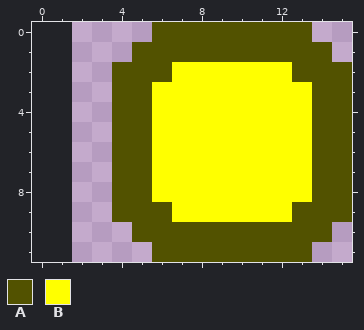
Pixel-art file: libs/pmode/dodgeball.aseprite. The picture above was drawn from the file before the commit.
16x16 pixels, 1 frame. The old version is drawn lined up with the new one, on the new canvas.
Palette (. is transparent): A #525200  B #ffff00
Now the later version:
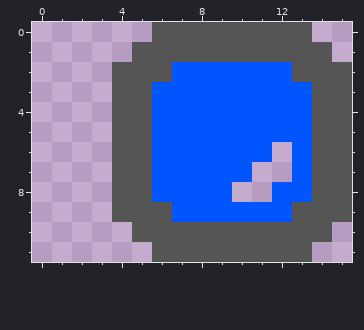
From old to new:
canvas 16x16 -> 16x12, the old top-left corner now at 2,-2 (the part of the old canvas that was cut away was empty and is not shown)
colour A: #525200 -> #555555
colour B: #ffff00 -> #0055ff
y 6: x 12 B -> .
y 7: x 11..12 BB -> ..
y 8: x 10..11 BB -> ..
